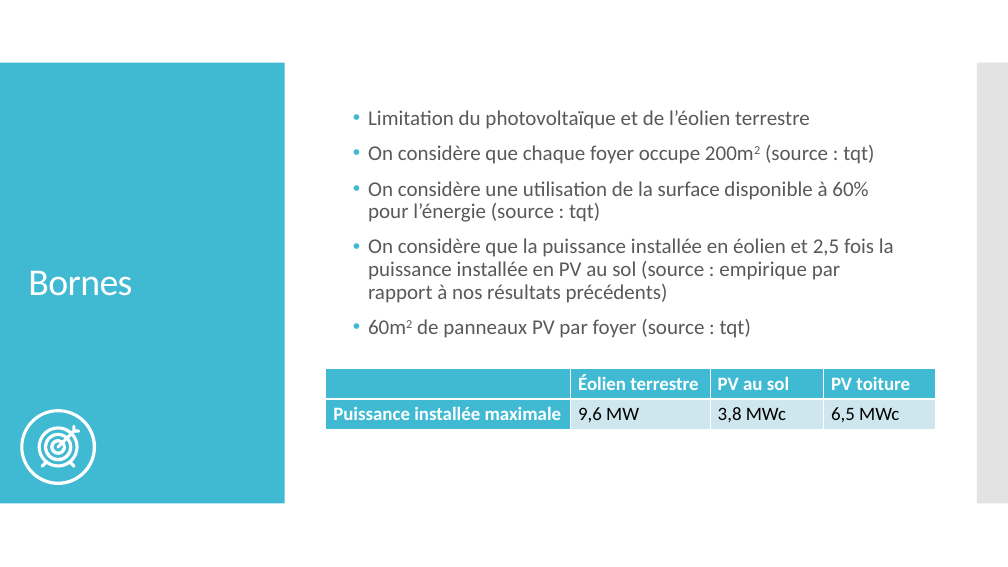
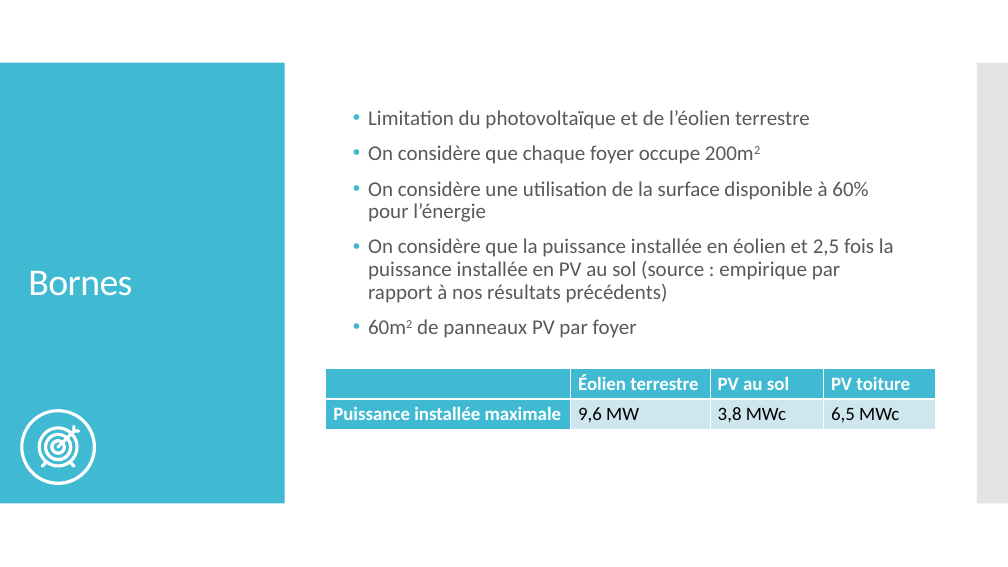
Before and after one commit to cledat/Projet-EA314, a slide deck: slide 15 of rapport.pptx. Drawn at 1008x567 pixels with LibreOffice and Linux fonts; fonts in the diff are those of the drawing. Boxes give left, top, right and bottom in pixels: in the first picture for what was removed or moved away, otherwise in the second. Text is boxed around its words. In the diff, an @@ line names an element or a change of style, - is before the commit and + after.

```diff
--- a/rapport.pptx
+++ b/rapport.pptx
@@ text at (368,145,868,222): text changed @@
-• On considère que chaque foyer occupe 200m2 (source : tqt)
-• On considère une utilisation de la surface disponible à 60% pour l’énergie (source : tqt)
+• On considère que chaque foyer occupe 200m2
+• On considère une utilisation de la surface disponible à 60% pour l’énergie
@@ text at (417,319,637,338): text changed @@
-• 60m2 de panneaux PV par foyer (source : tqt)
+• 60m2 de panneaux PV par foyer
```
Also in this commit, not shown: 6 other slides changed.
